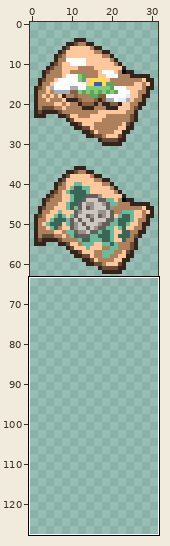
File history of a pixel-art file, material/ItemIcon32.aseprite. Above: a wide view before the commit, with the close-up outlined.
Close-up. Earlier state:
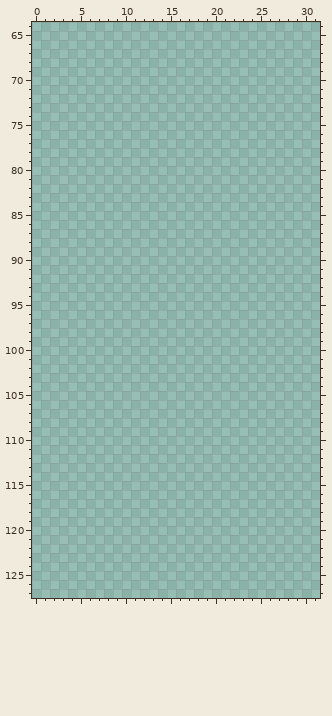
32x128 pixels, 1 frame. Colours within 5 levels of each other are drawn and written as one. Shown: x 0..31, y 64..127.
After:
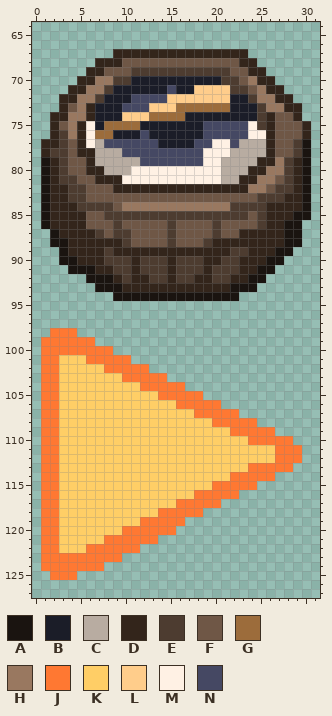
Palette (. is transparent): A #1a1410  B #1b1d28  C #b8aca1  D #33251b  E #4d3c30  F #6f5746  G #9c6c3b  H #997860  J #ff7832  K #ffce66  L #ffcd8b  M #fff1e4  N #454863
From old to new:
Changed rows in their new state; - is an unchanged pixel.
Layer "Map":
first column x 1:
 67 --------DDDDDDDDDDDDDDD-------
 68 ------DDDFFFFFFFFFFFFFDD------
 69 -----DDFFFEEEEEEEEEEEFFDD-----
 70 ----DDHHEEBBBBBBBBBBEEFHDD----
 71 ---DDHHEBBBBBBNBBLLLLEEFHDD---
 72 --DDHHEBBBNNNNLLLLLLLBBEHHDD--
 73 --DFHDBBBNNNLLLGGGGGGBBBEHHDD-
 74 -DDHHDBBBLLLGGGGBBBBBBBBEDFFD-
 75 -DFHDMBGGGGBBBBBBBNNNNNMEDFFFD
 76 -DEHDMGGBBBNBBBBBBNNNNNMMDFFFD
 77 DDEFDMCNNNNNNBBBBNNMMNCCCDFFEA
 78 DEEFDDCCCNNNNNNNNNMMMCCCCDFFEA
 79 ADEFFDCCCCCNNNNNNNMMCCCCDDHEDA
 80 ADEFFDDCCCMMMMMMMMMMCCCDDHHEDA
 81 ADEEFFDDDMMMMMMMMMMMCCDDHHFEDA
 82 ADDEEFFFDDDDDDDDDDDDDDDHHFEEDA
 83 ADDEEFFFFFFFFFFFFFFFFFFFEEEDDA
 84 ADDDEEEEFHHHHHHHHHHHHEEEEDDDDA
 85 ADDDDFFEEEEEEEEEEEEEEEEFEDDDAA
 86 ADDDDFFFEFFFFFEFFFFEFFFFEDDAA-
 87 -ADDDDEFEEFFFFEFFFFEFFDDDDDAA-
 88 -AADDDDDDEFFFFEFFFEDDDDDDDDAA-
 89 --ADDDDEDDDDDDDDDDDDDEEDDDAA--
 90 --AADDDEEEDEEEDEEEDDEEDDDAA---
 91 ---AAADDEEDEEEDEEEDEEEDDAA----
 92 -----AAADEDDEEDEEDDEEDDAA-----
 93 ------AAADDDDDDDDDDDDAAA------
 94 --------AAAAAAAAAAAAAA--------
first column x 1:
 98 -JJJ-------------------------
 99 JJJJJJ-----------------------
100 JJJJJJJJ---------------------
101 JJKKKJJJJJ-------------------
102 JJKKKKKJJJJJ-----------------
103 JJKKKKKKKJJJJJ---------------
104 JJKKKKKKKKKJJJJJ-------------
105 JJKKKKKKKKKKKJJJJJ-----------
106 JJKKKKKKKKKKKKKJJJJJ---------
107 JJKKKKKKKKKKKKKKKJJJJJ-------
108 JJKKKKKKKKKKKKKKKKKJJJJJ-----
109 JJKKKKKKKKKKKKKKKKKKKJJJJJ---
110 JJKKKKKKKKKKKKKKKKKKKKKJJJJJ-
111 JJKKKKKKKKKKKKKKKKKKKKKKKKJJJ
112 JJKKKKKKKKKKKKKKKKKKKKKKKKJJJ
113 JJKKKKKKKKKKKKKKKKKKKKKJJJJJ-
114 JJKKKKKKKKKKKKKKKKKKKJJJJJ---
115 JJKKKKKKKKKKKKKKKKKJJJJJ-----
116 JJKKKKKKKKKKKKKKKJJJJJ-------
117 JJKKKKKKKKKKKKKJJJJJ---------
118 JJKKKKKKKKKKKJJJJJ-----------
119 JJKKKKKKKKKJJJJJ-------------
120 JJKKKKKKKJJJJJJ--------------
121 JJKKKKKJJJJJJ----------------
122 JJKKKJJJJJJ------------------
123 JJJJJJJJJ--------------------
124 JJJJJJJ----------------------
125 -JJJ-------------------------
Where, in picture pixels (left, top, right, bottom), the same in both close-ups:
added: (41, 49, 311, 580)
